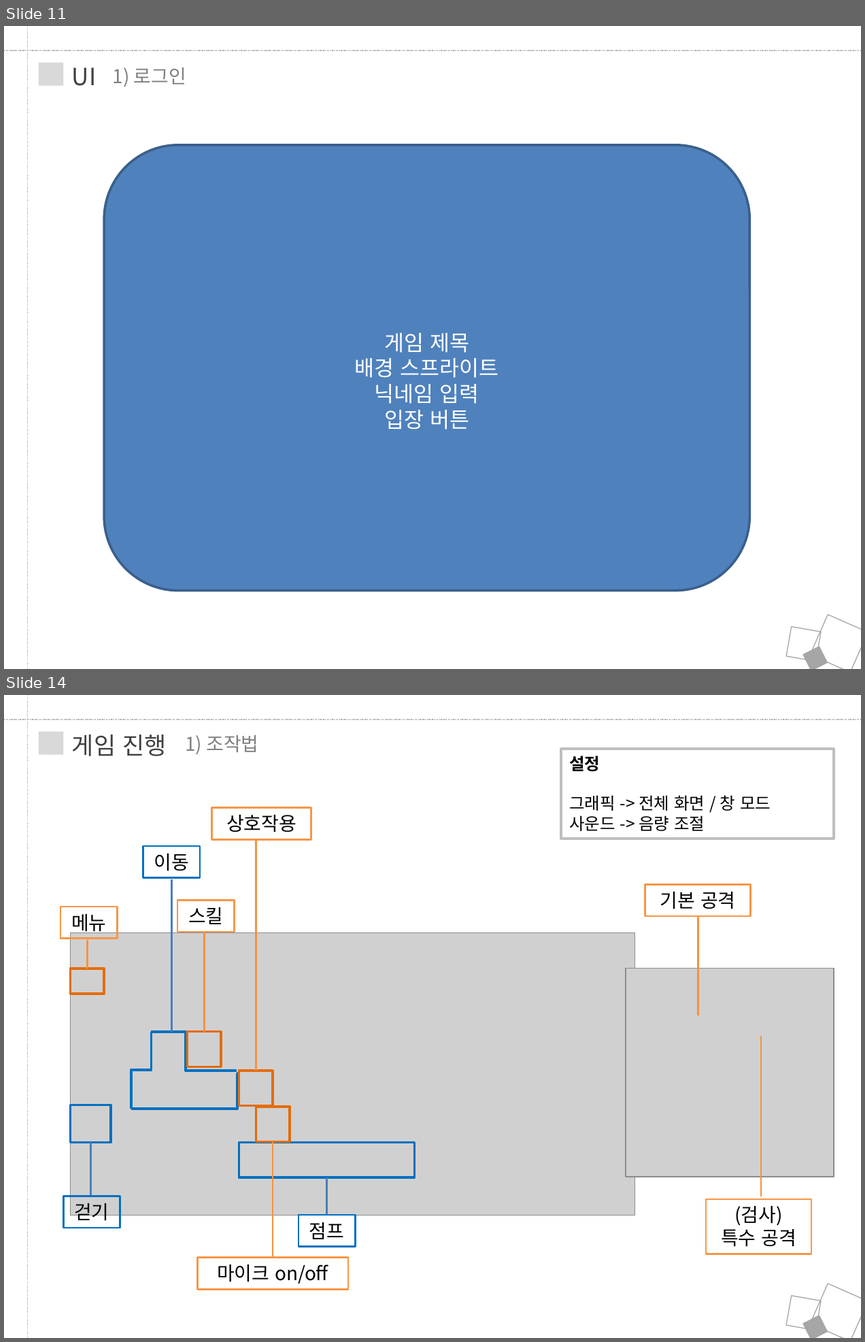
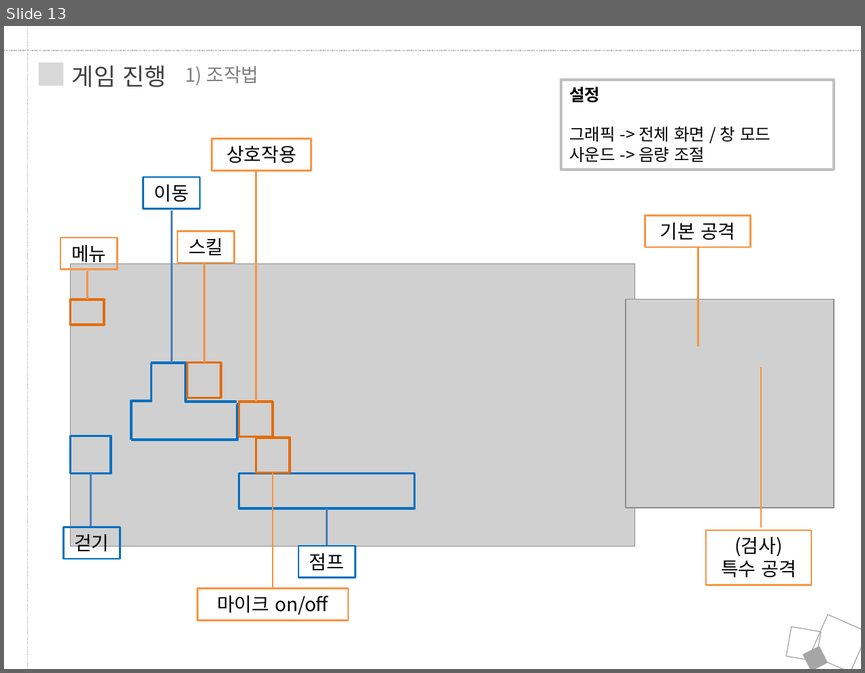
Before and after one commit to JungRobbi/ZolZak, a slide deck: Document/ppt.pptx. Shown one above the other, each under a label of ours: slides 11 and 14 before the commit, slide 13 after it; the slides between them are not shown. The pictures are 865x1342 and 865x673 pixels, drawn with LibreOffice and Linux fonts; fonts in the diff are those of the drawing; grey boxes stand for pictures. Boxes give left, top, right and bottom in pixels: in the first picture for what was removed or moved away, otherwise in the second. Text is boxed around its words. In the diff, an @@ line names an element or a change of style, - is before the commit and + after.

```diff
--- a/Document/ppt.pptx
+++ b/Document/ppt.pptx
@@ slide 11 removed at bbox=[4, 26, 861, 669], background #FFFFFF @@
@@ line removed from (28, 26) to (28, 669) @@
@@ line removed from (4, 51) to (861, 51) @@
@@ rectangle removed at bbox=[39, 63, 64, 86] @@
@@ text removed at bbox=[72, 67, 96, 86] @@
-UI
@@ text removed at bbox=[113, 67, 186, 87] @@
-1) 로그인
@@ rounded rectangle removed at bbox=[104, 145, 749, 590] @@
-게임 제목
-배경 스프라이트
-닉네임 입력
-입장 버튼
@@ rectangle removed at bbox=[810, 614, 861, 669] @@
@@ rectangle removed at bbox=[787, 626, 821, 660] @@
@@ rectangle removed at bbox=[803, 645, 827, 669] @@
@@ what was slide 14 is now slide 13 @@
```
Also in this commit, not shown: 2 slides changed, 1 slide added, 2 other slides removed, 6 other files.
